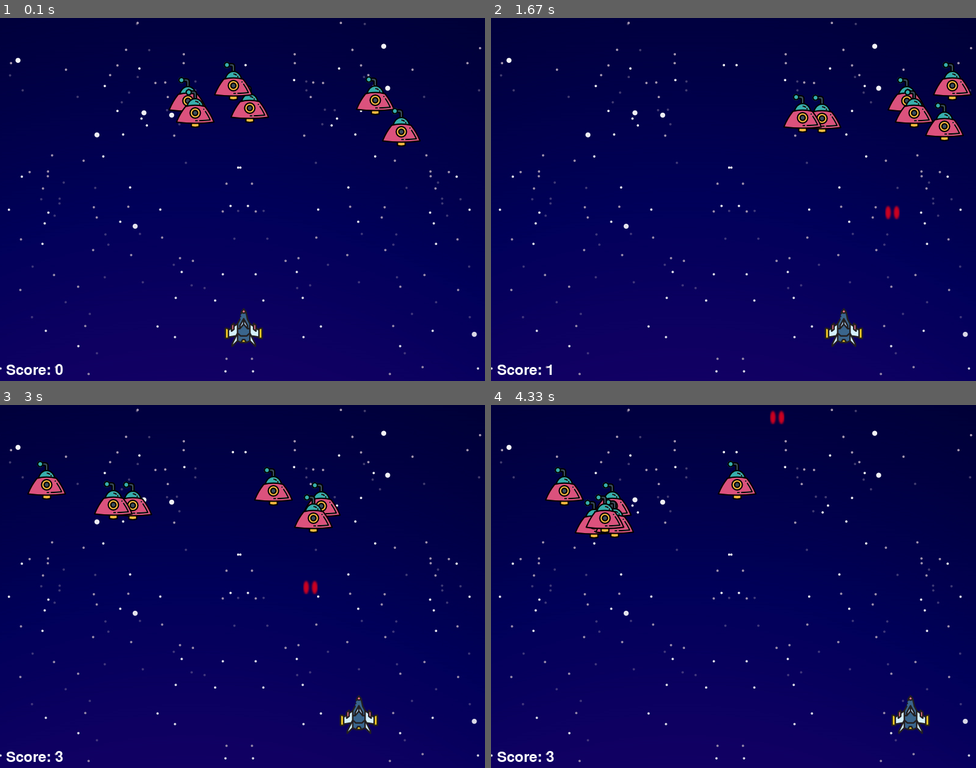
Above: before the commit, frames 1-4 (two rows, left to right).
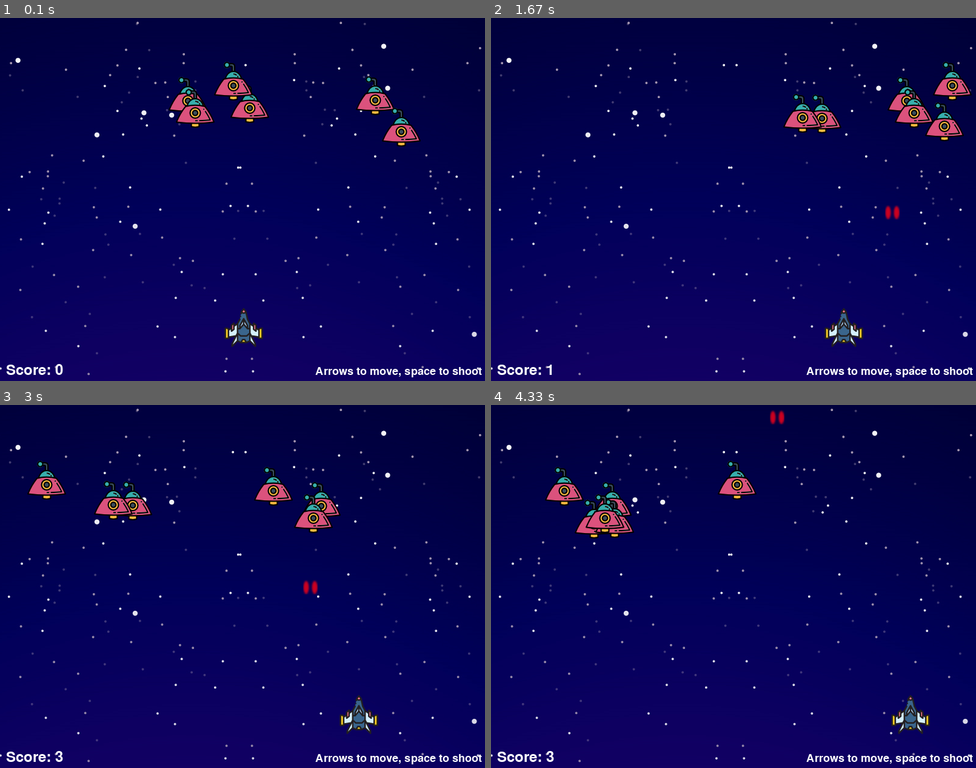
Above: after the commit, the same moments.

Repository: vhrvoje2/Pygame
Game: pygame game, started from SpaceInvader.py
The game is run twice, just before and just after one commit, with the same random seed, the same clock (stepped at 60 frames per second) and the same inputs.
Inputs:
- Up to frame 1 (0.1 s): no input
- Up to frame 2 (1.67 s): hold Right 0.33-0.8 s; hold Right 0.83-1.3 s; tap Space at 0.9, 1.2, 1.4 s; hold Left from 1.33 s (still down)
- Up to frame 3 (3 s): tap Space at 1.7, 1.97, 2.27, 2.4, 2.7 s; release Left at 1.87 s; hold Left 1.9-2.3 s; hold Right 2.33-2.97 s
- Up to frame 4 (4.33 s): hold Left 3-3.47 s; tap Space at 3.07, 3.37, 3.57, 3.87, 4.07 s; hold Right 3.5-3.97 s; hold Right from 4 s (still down)

The runs differ from the first frame. In frame 1, 0.4% of the frame differs, in the area x 65-100%, y 96-99%; in frame 2, 0.4%; in frame 3, 0.4%; in frame 4, 0.4%.

Commit message:
Added tutorial message on screen

Diff:
--- a/SpaceInvader.py
+++ b/SpaceInvader.py
@@ -55,8 +55,17 @@
 textX = 10
 textY = 570
 
+#tutorial text
+tutorial = pygame.font.Font('freesansbold.ttf', 18)
+tutorialX = 520
+tutorialY = 575
+
 #game over text
 overFont = pygame.font.Font('freesansbold.ttf', 1500)
+
+def tutorialDisplay(x, y):
+    text = tutorial.render("Arrows to move, space to shoot", True, (255, 255, 255))
+    screen.blit(text, (x, y))
 
 def gameOver():
     overText = font.render("GAME OVER", True, (255, 255, 255))
@@ -164,4 +173,5 @@
     #draw on screen and screen update
     player(playerX, playerY)
     score(textX, textY)
+    tutorialDisplay(tutorialX, tutorialY)
     pygame.display.update()
